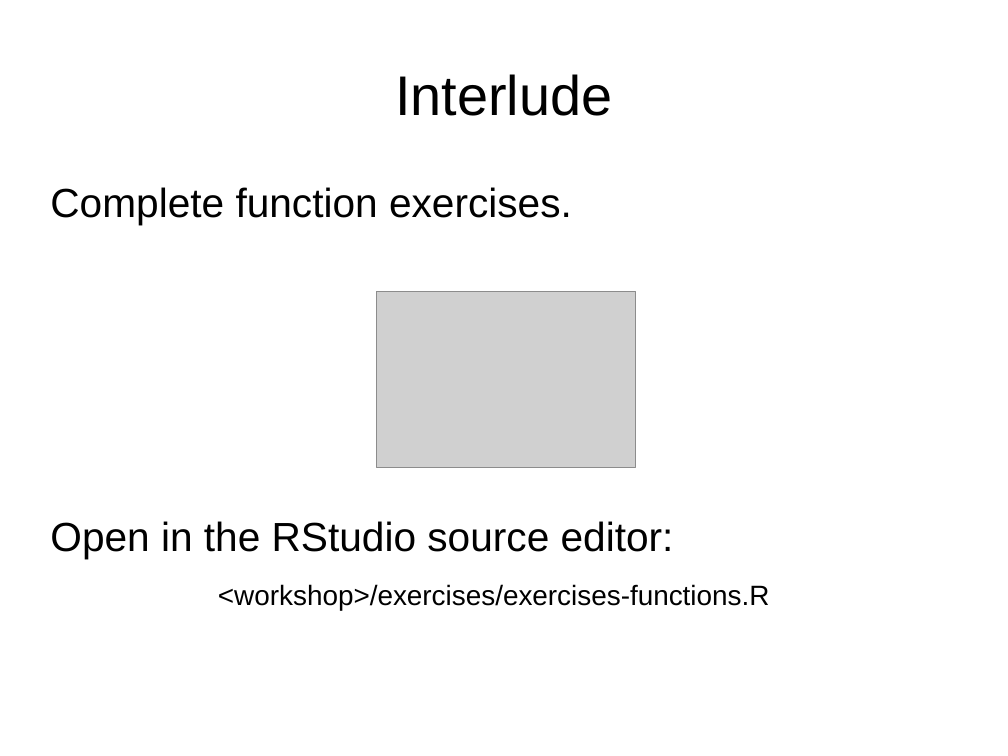
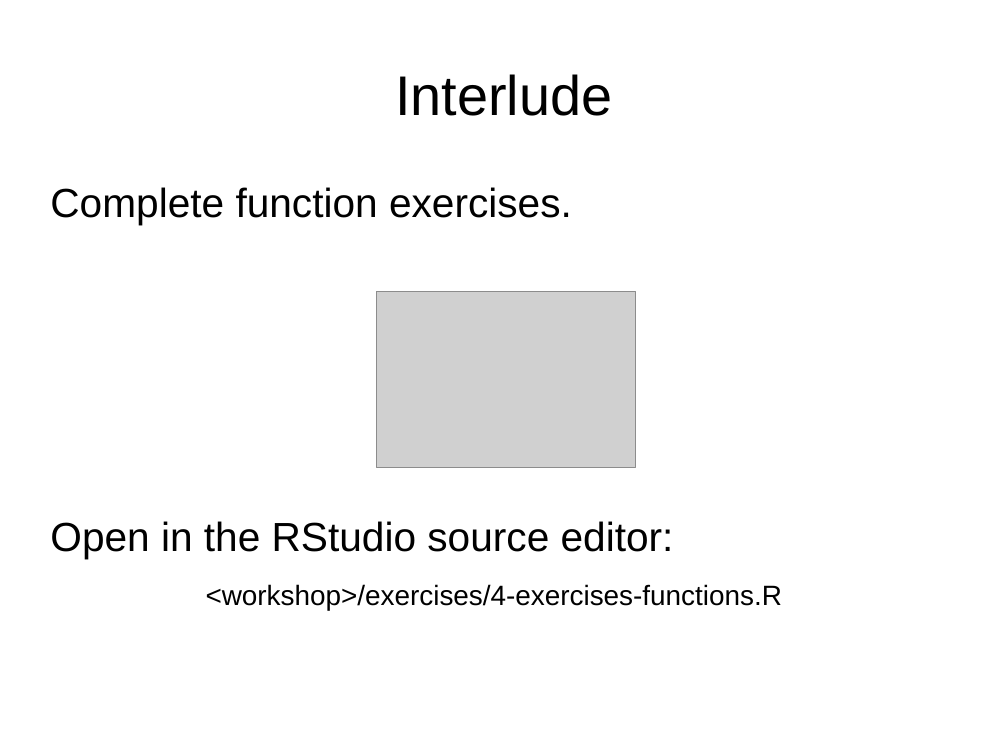
Before and after one commit to ubccr/hsws, a slide deck: slide 120 of slides/R-intro-slideset.odp (slide 119 before the commit). Drawn at 1008x756 pixels with LibreOffice and Linux fonts; fonts in the diff are those of the drawing; grey boxes stand for pictures. Boxes give left, top, right and bottom in pixels: in the first picture for what was removed or moved away, otherwise in the second. Text is boxed around its words. In the diff, an @@ line names an element or a change of style, - is before the commit and + after.

```diff
--- a/slides/R-intro-slideset.odp
+++ b/slides/R-intro-slideset.odp
@@ text at (206, 584, 782, 610): text changed @@
-<workshop>/exercises/exercises-functions.R
+<workshop>/exercises/4-exercises-functions.R
```
Also in this commit, not shown: 10 other slides changed, 3 slides added, 10 other files.
